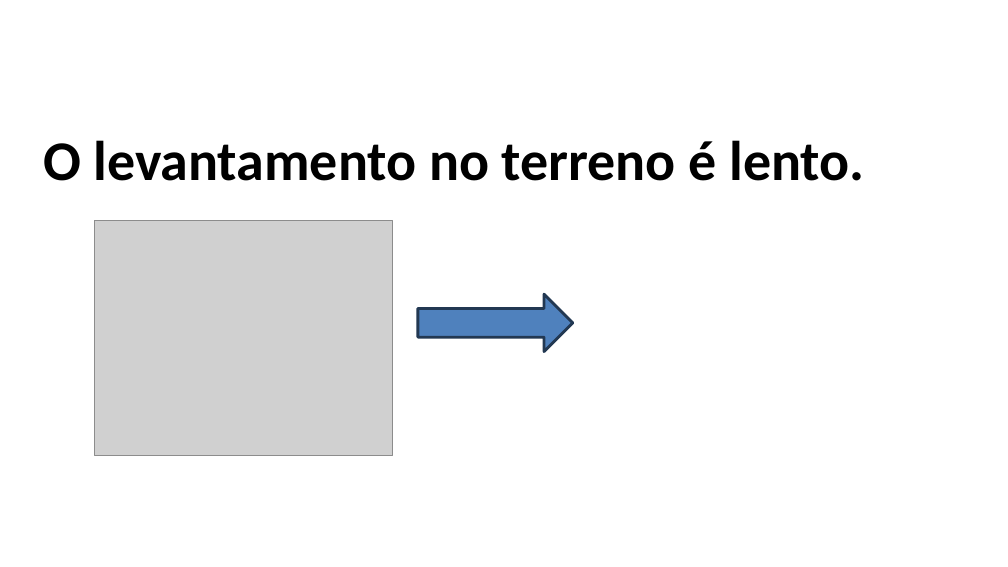
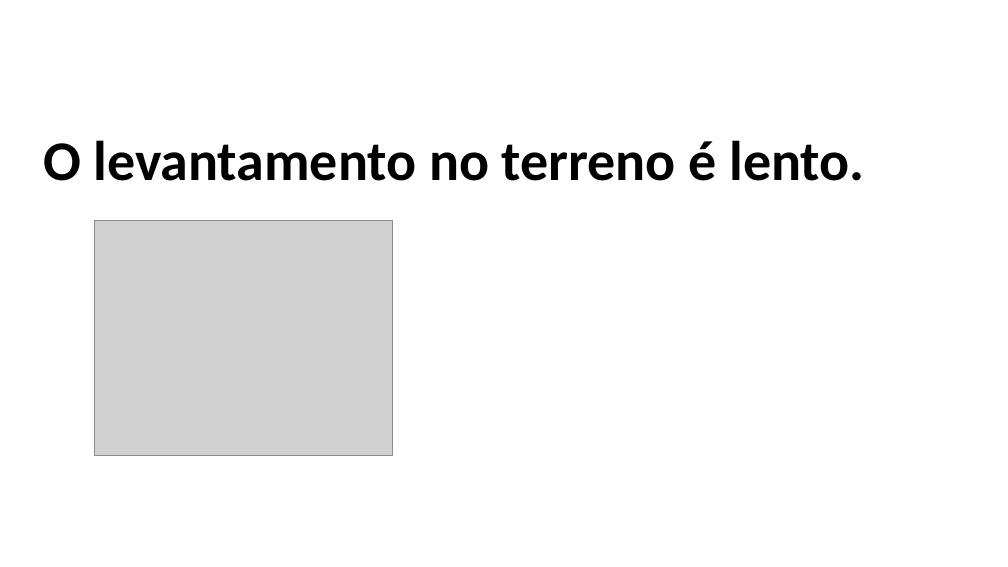
Before and after one commit to JAD-Hackathon/challenge2, a slide deck: slide 3 of docs/JAD_ATC_Hackathon_2026.pptx. Drawn at 1008x567 pixels with LibreOffice and Linux fonts; fonts in the diff are those of the drawing; grey boxes stand for pictures; background and template pictures are left out. Boxes give left, top, right and bottom in pixels: in the first picture for what was removed or moved away, otherwise in the second. Text is boxed around its words. In the diff, an @@ line names an element or a change of style, - is before the commit and + after.

```diff
--- a/docs/JAD_ATC_Hackathon_2026.pptx
+++ b/docs/JAD_ATC_Hackathon_2026.pptx
@@ right arrow removed at <box>418,294,574,352</box> @@
```
Also in this commit, not shown: 1 other slide changed, 1 slide added, 1 slide removed.
